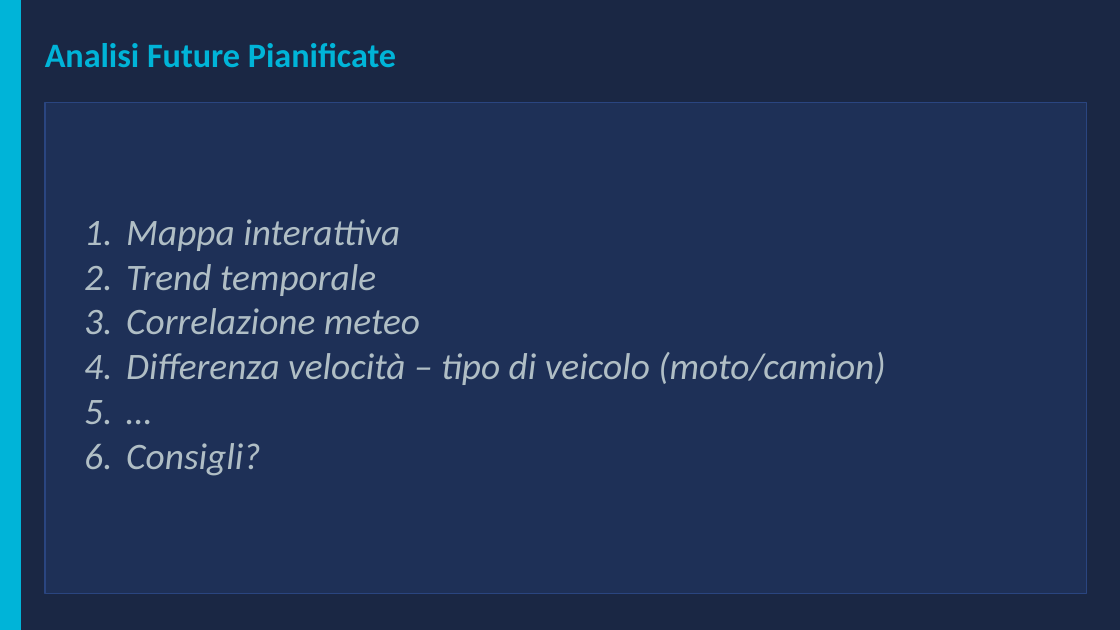
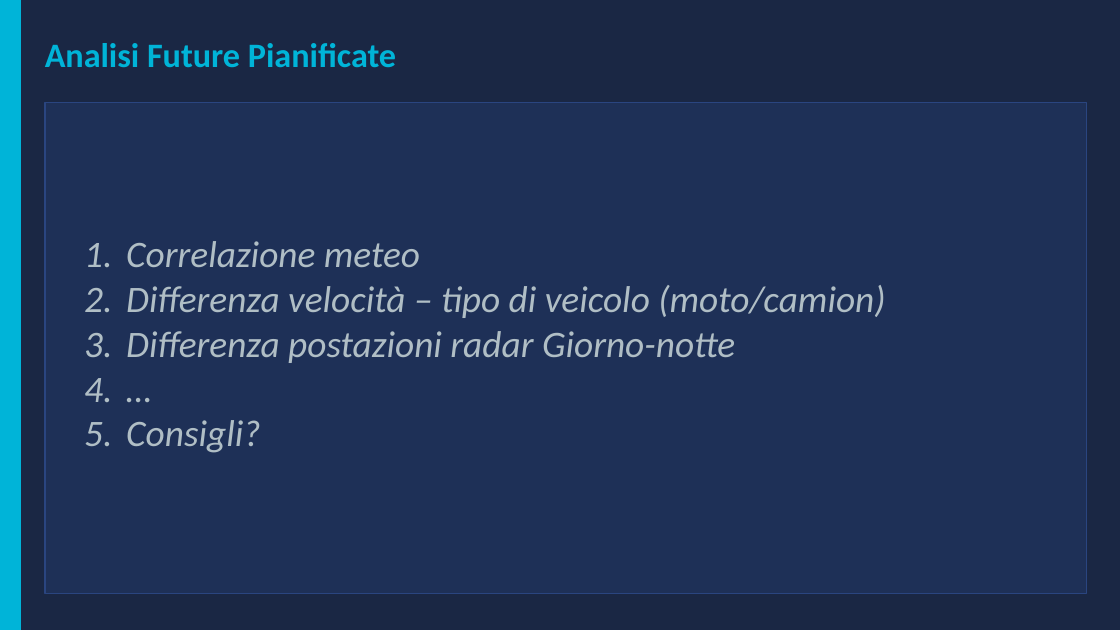
Before and after one commit to pezzandre/dataScience2, a slide deck: slide 9 of speed_monitoring.pptx (slide 6 before the commit). Drawn at 1120x630 pixels with LibreOffice and Linux fonts; fonts in the diff are those of the drawing. Boxes give left, top, right and bottom in pixels: in the first picture for what was removed or moved away, otherwise in the second. Text is boxed around its words. In the diff, an @@ line names an element or a change of style, - is before the commit and + after.

```diff
--- a/speed_monitoring.pptx
+++ b/speed_monitoring.pptx
@@ text at box(126, 219, 400, 296): paragraphs removed @@
-1. Mappa interattiva
-2. Trend temporale
@@ text at box(126, 331, 735, 363): paragraph added @@
+3. Differenza postazioni radar Giorno-notte
```
Also in this commit, not shown: 2 other slides changed, 4 slides added, 1 slide removed, 1 other file.
